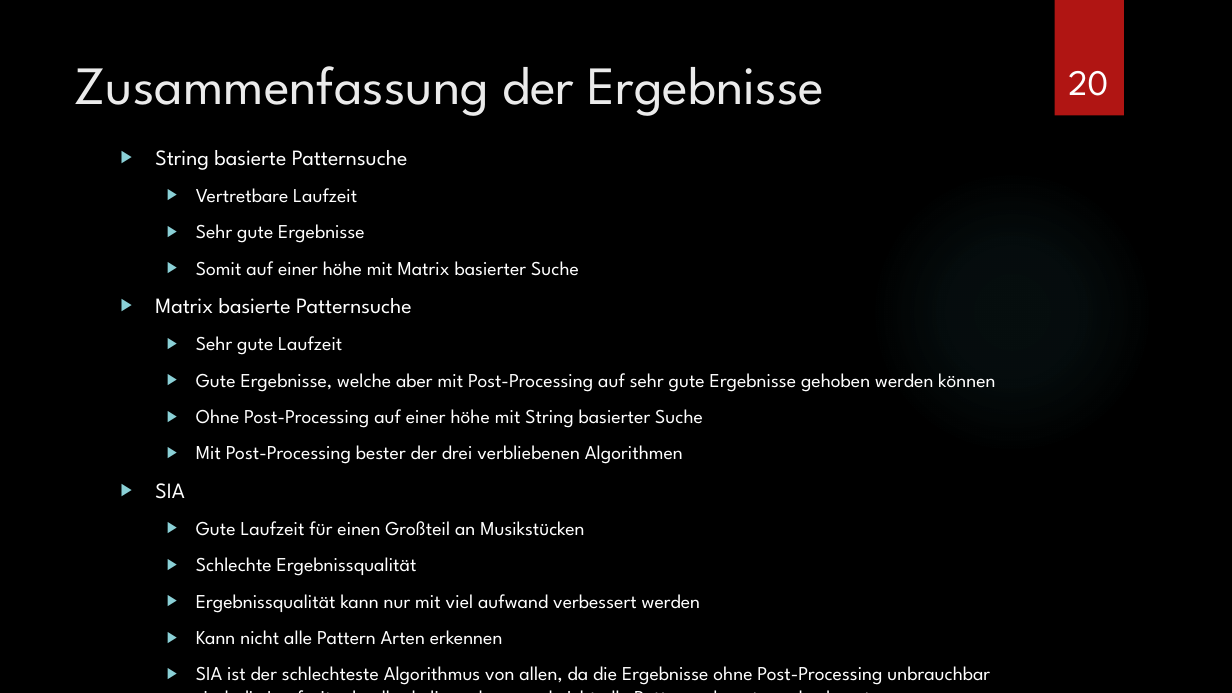
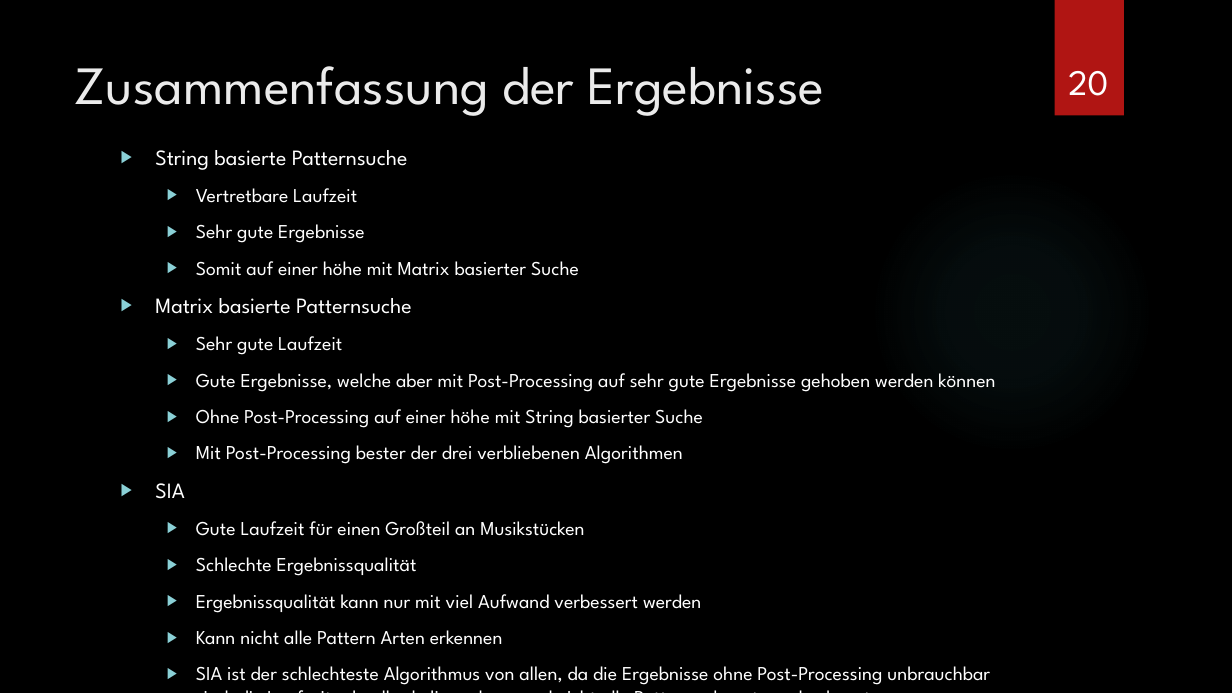
Before and after one commit to Hozeeben/Masterarbeit, a slide deck: slide 20 of Unterlagen/Masterseminar.pptx. Drawn at 1232x693 pixels with LibreOffice and Linux fonts; fonts in the diff are those of the drawing; background and template pictures are left out. Boxes give left, top, right and bottom in pixels: in the first picture for what was removed or moved away, otherwise in the second. Text is boxed around its words. In the diff, an @@ line names an element or a change of style, - is before the commit and + after.

Commit message:
Presentation

```diff
--- a/Unterlagen/Masterseminar.pptx
+++ b/Unterlagen/Masterseminar.pptx
@@ text at box(196, 594, 701, 613): text changed @@
-  ▶ Ergebnissqualität kann nur mit viel aufwand verbessert werden
+  ▶ Ergebnissqualität kann nur mit viel Aufwand verbessert werden
```
Also in this commit, not shown: 1 other slide changed.
